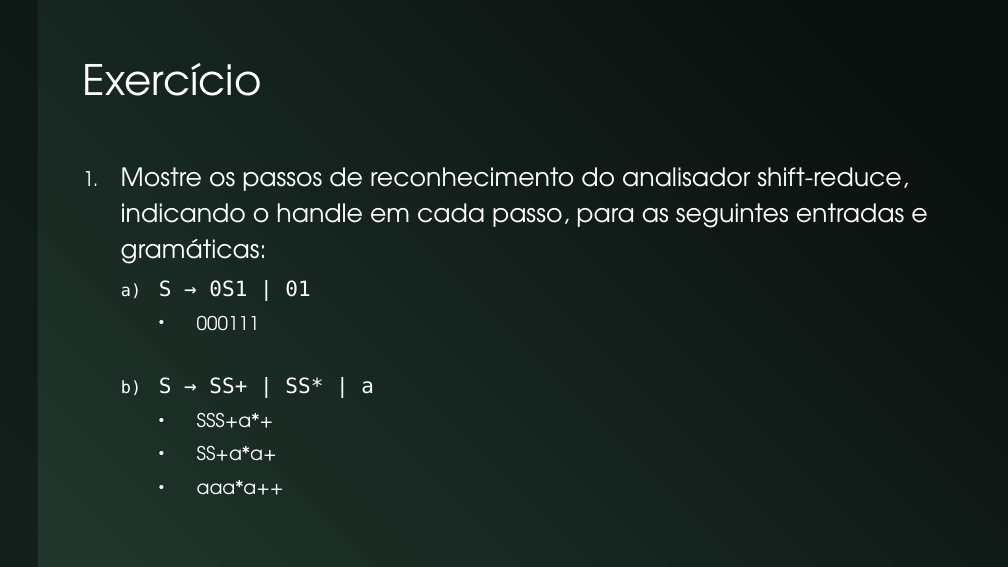
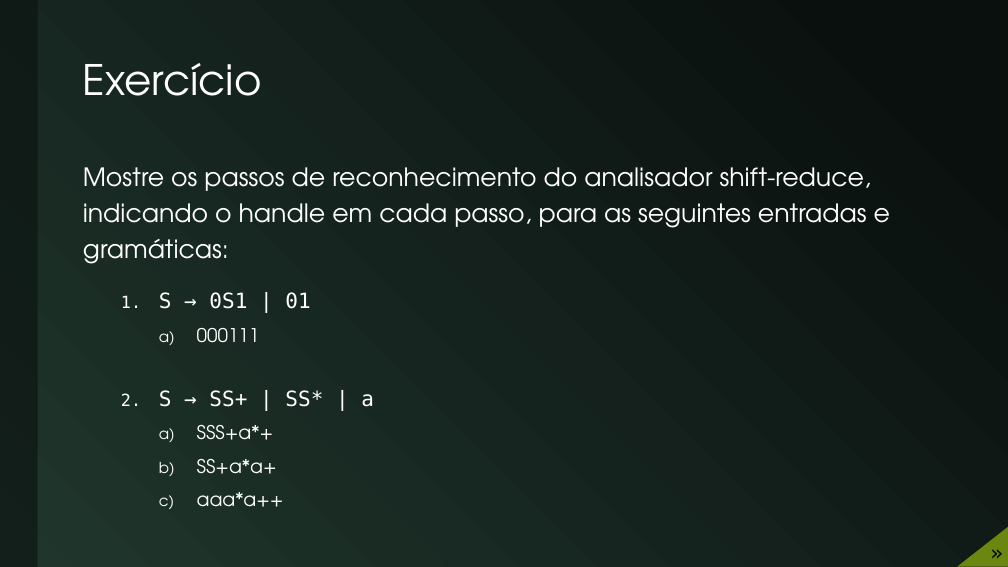
Before and after one commit to JudsonSS/Compiladores, a slide deck: slide 12 of Slides/23. Análise Ascendente.pptx (slide 10 before the commit). Drawn at 1008x567 pixels with LibreOffice and Linux fonts; fonts in the diff are those of the drawing. Boxes give left, top, right and bottom in pixels: in the first picture for what was removed or moved away, otherwise in the second. Text is boxed around its words. In the diff, an @@ line names an element or a change of style, - is before the commit and + after.

```diff
--- a/Slides/23. Análise Ascendente.pptx
+++ b/Slides/23. Análise Ascendente.pptx
@@ text "Mostre os passos de reconhecimento ..." at (x1=83, y1=167, x2=890, y2=507): bullet 1. to none; more space between paragraphs; bullet a) to 1.; bullet • to a) @@
@@ freeform shape added at (x1=959, y1=528, x2=1008, y2=566), fill #6B870F, outline #6B870F 1 pt @@
@@ text added at (x1=977, y1=536, x2=1008, y2=567), 20 pt, text #000000 @@
+»
```
Also in this commit, not shown: 12 other slides changed, 2 slides added.
